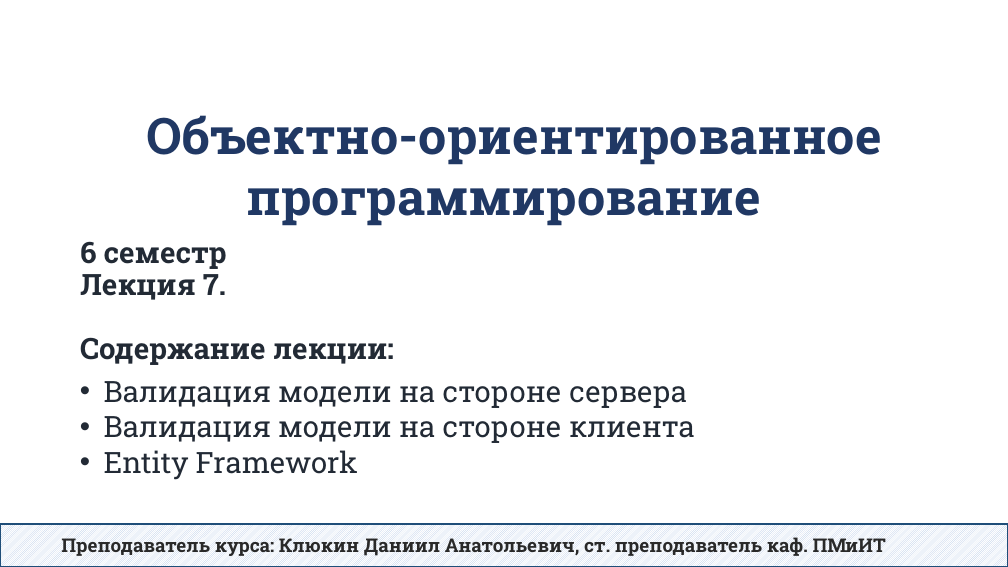
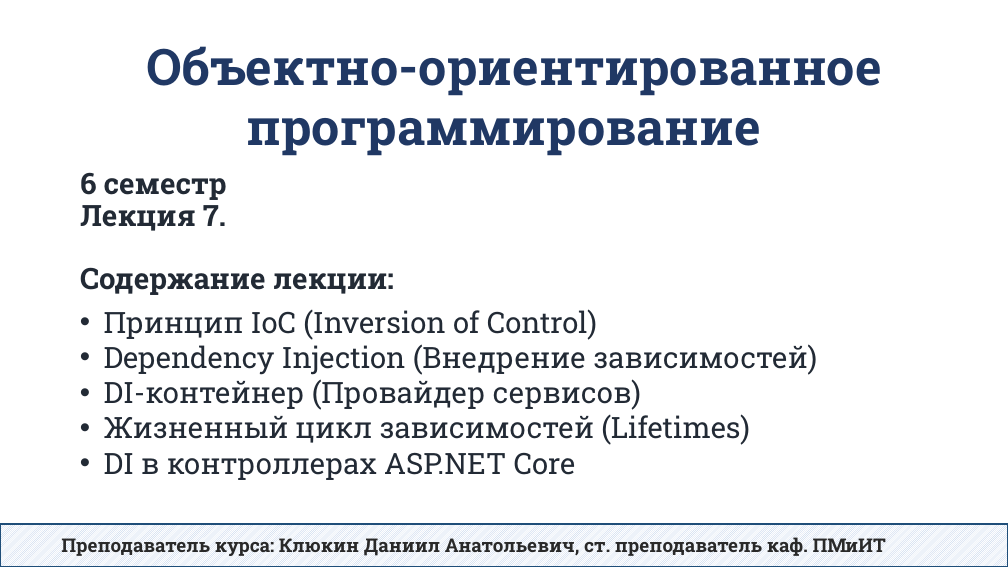
Before and after one commit to DaniilKlyukin/OOP-6, a slide deck: slide 1 of Лекции/ООП 2 лек 7.pptx. Drawn at 1008x567 pixels with LibreOffice and Linux fonts; fonts in the diff are those of the drawing. Boxes give left, top, right and bottom in pixels: in the first picture for what was removed or moved away, otherwise in the second. Text is boxed around its words. In the diff, an @@ line names an element or a change of style, - is before the commit and + after.

```diff
--- a/Лекции/ООП 2 лек 7.pptx
+++ b/Лекции/ООП 2 лек 7.pptx
@@ text "Объектно-ориентированное программирование": place and size @@
-text "Объектно-ориентированное программирование" at (146, 115, 881, 226)
+text "Объектно-ориентированное программирование" at (146, 46, 881, 156)
@@ title "6 семестр Лекция 7. Содержание ...": place and size @@
-title "6 семестр Лекция 7. Содержание ..." at (80, 241, 394, 365)
+title "6 семестр Лекция 7. Содержание ..." at (80, 172, 394, 295)
@@ text at (104, 309, 817, 480): text changed @@
-• Валидация модели на стороне сервера
-• Валидация модели на стороне клиента
-• Entity Framework
+• Принцип IoC (Inversion of Control)
+• Dependency Injection (Внедрение зависимостей)
+• DI-контейнер (Провайдер сервисов)
+• Жизненный цикл зависимостей (Lifetimes)
+• DI в контроллерах ASP.NET Core
```
Also in this commit, not shown: 26 slides added, 47 slides removed.
